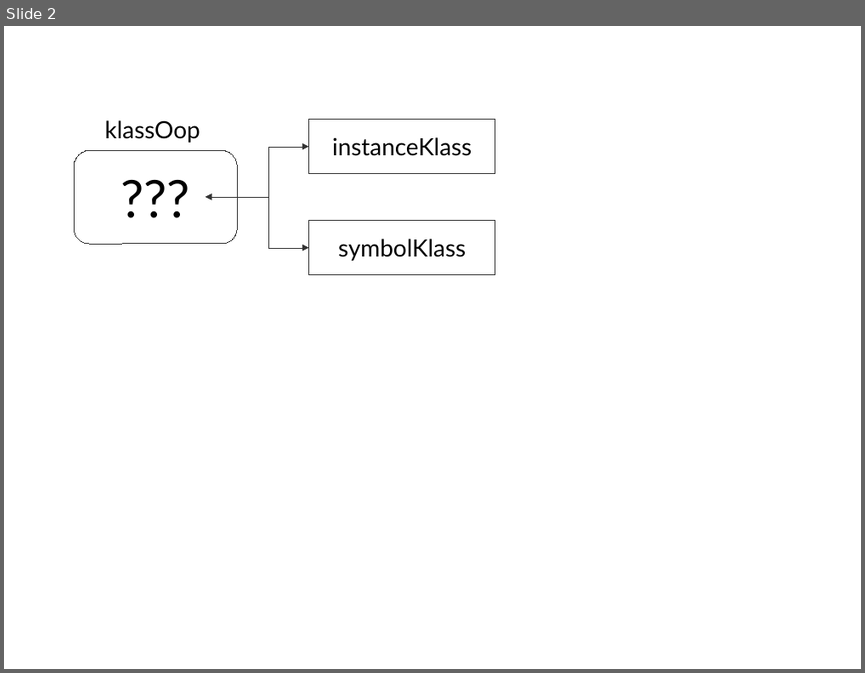
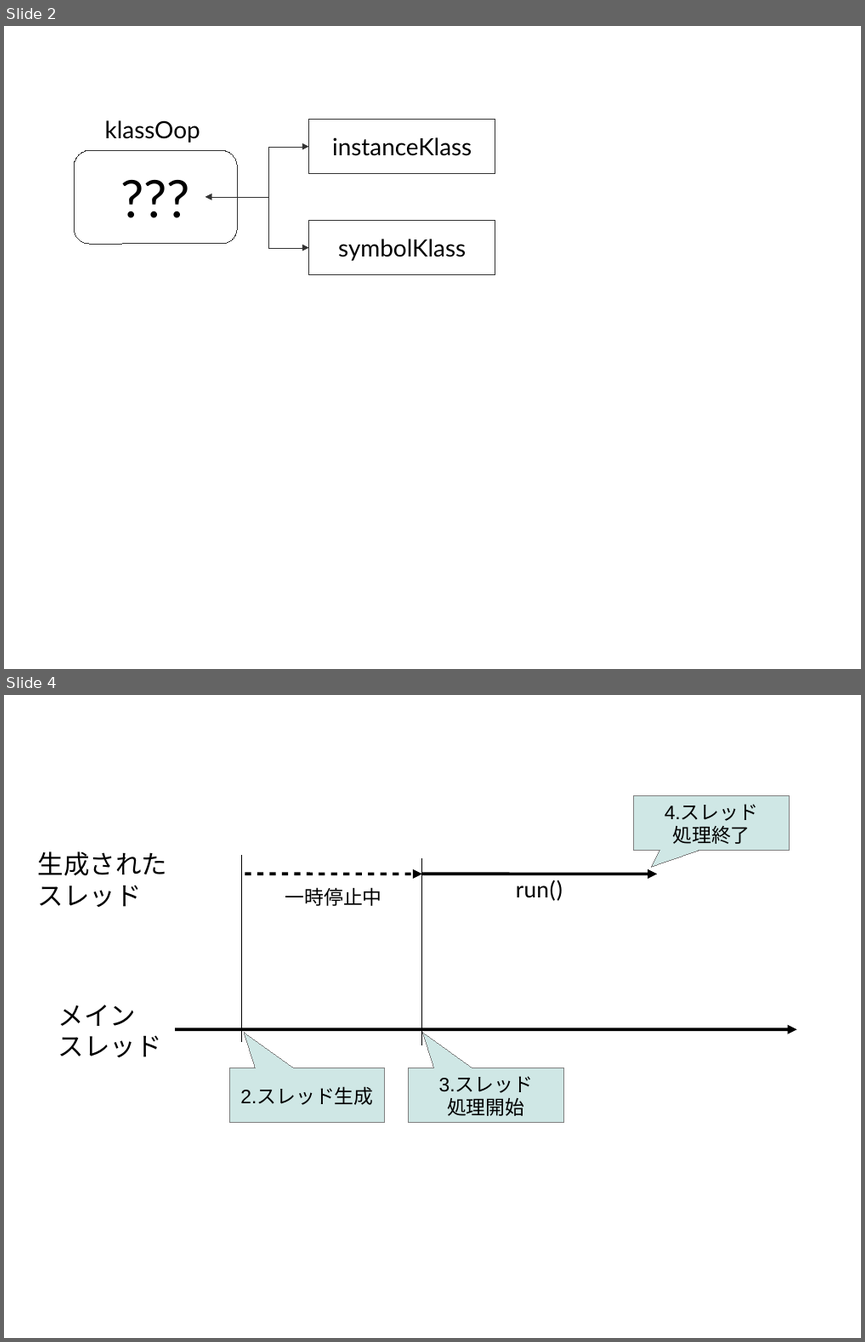
Before and after one commit to authorNari/g1gc-impl-book, a slide deck: misc/g1gc.odp. Shown one above the other, each under a label of ours: slide 2 before the commit, slides 2 and 4 after it; the slides between them are not shown. The pictures are 865x673 and 865x1342 pixels, drawn with LibreOffice and Linux fonts; fonts in the diff are those of the drawing. Boxes give left, top, right and bottom in pixels: in the first picture for what was removed or moved away, otherwise in the second. Text is boxed around its words. In the diff, an @@ line names an element or a change of style, - is before the commit and + after.

Commit message:
Threadクラスとスレッドのライフサイクルを半分くらいまで

```diff
--- a/misc/g1gc.odp
+++ b/misc/g1gc.odp
@@ slide 4 added at box(4, 695, 861, 1338), background #FFFFFF @@
@@ speech box added at box(634, 796, 789, 851), fill #CFE7E5, outline #808080 0 pt, 18 pt, text #000000 @@
+4.スレッド
+処理終了
@@ text added at box(38, 851, 167, 907), 24 pt, text #000000 @@
+生成された
+スレッド
@@ line added from (242, 1042) to (242, 855), #000000 0 pt @@
@@ line added from (422, 1045) to (422, 858), #000000 0 pt @@
@@ line added at box(245, 873, 422, 873), outline #000000 2.89 pt, 18 pt, text #000000 @@
+一時停止中
@@ line added at box(422, 873, 657, 873), outline #000000 2.89 pt, 22 pt, text #000000 @@
+run()
@@ text added at box(58, 1004, 162, 1057), 24 pt, text #000000 @@
+メイン
+スレッド
@@ arrow added from (175, 1029) to (797, 1029), #000000 2.89 pt @@
@@ speech box added at box(229, 1068, 385, 1123), fill #CFE7E5, outline #808080 0 pt, 18 pt, text #000000 @@
+2.スレッド生成
@@ speech box added at box(409, 1068, 564, 1123), fill #CFE7E5, outline #808080 0 pt, 18 pt, text #000000 @@
+3.スレッド
+処理開始
```
Also in this commit, not shown: 1 slide changed, 2 other files.
